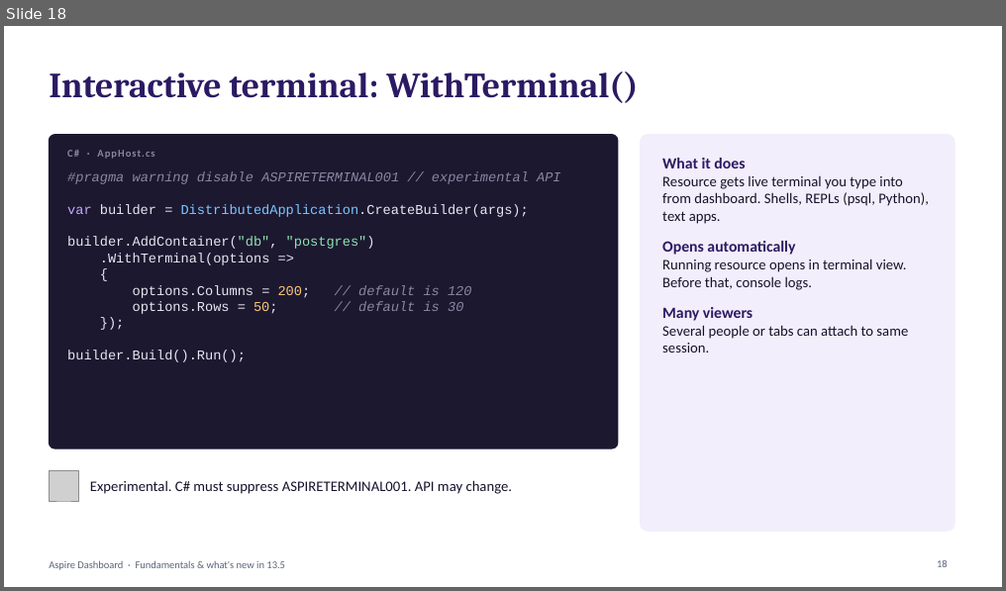
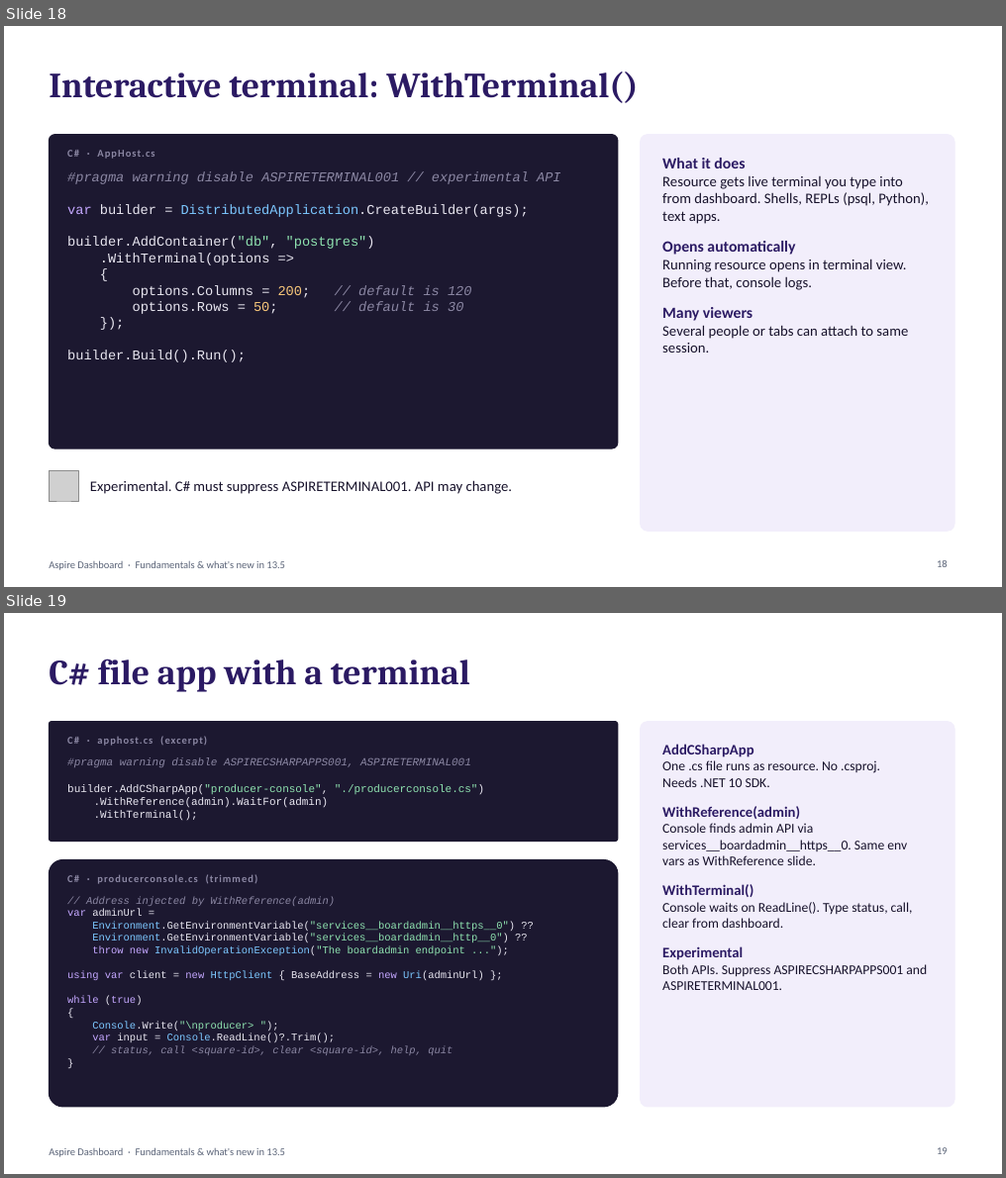
Before and after one commit to mcdmags/aspire-dashboard, a slide deck: aspire-dashboard-13-5-concise.pptx. Shown one above the other, each under a label of ours: slide 18 before the commit, slides 18 and 19 after it. The pictures are 1006x591 and 1006x1178 pixels, drawn with LibreOffice and Linux fonts; fonts in the diff are those of the drawing; grey boxes stand for pictures. Boxes give left, top, right and bottom in pixels: in the first picture for what was removed or moved away, otherwise in the second. Text is boxed around its words. In the diff, an @@ line names an element or a change of style, - is before the commit and + after.

```diff
--- a/aspire-dashboard-13-5-concise.pptx
+++ b/aspire-dashboard-13-5-concise.pptx
@@ slide 19 added at [4, 613, 1002, 1174], background #FFFFFF; not listed: 1 template element that a slide beside it also shows @@
@@ title added at [49, 659, 470, 692], 34 pt, text #2B1A63, bold @@
+C# file app with a terminal
@@ rounded rectangle added at [49, 722, 618, 842], fill #1C1830, outline #1C1830 1 pt @@
@@ rounded rectangle added at [641, 722, 954, 1107], fill #F2EEFB, outline #F2EEFB 1 pt @@
@@ text added at [67, 736, 207, 746], 10 pt, text #8B87A3, bold @@
+C# · apphost.cs (excerpt)
@@ text added at [67, 758, 484, 820], 10.5 pt, text #E8E6F0 @@
+#pragma warning disable ASPIRECSHARPAPPS001, ASPIRETERMINAL001
+builder.AddCSharpApp("producer-console", "./producerconsole.cs")
+.WithReference(admin).WaitFor(admin)
+.WithTerminal();
@@ text added at [662, 744, 927, 990], 13 pt, text #17122B @@
+AddCSharpApp
+One .cs file runs as resource. No .csproj. Needs .NET 10 SDK.
+WithReference(admin)
+Console finds admin API via services__boardadmin__https__0. Same env vars as WithReference slide.
+WithTerminal()
+Console waits on ReadLine(). Type status, call, clear from dashboard.
+Experimental
+Both APIs. Suppress ASPIRECSHARPAPPS001 and ASPIRETERMINAL001.
@@ rounded rectangle added at [49, 861, 618, 1107], fill #1C1830, outline #1C1830 1 pt @@
@@ text added at [67, 874, 258, 884], 10 pt, text #8B87A3, bold @@
+C# · producerconsole.cs (trimmed)
@@ text added at [67, 896, 515, 1056], 10 pt, text #E8E6F0 @@
+// Address injected by WithReference(admin)
+var adminUrl =
+Environment.GetEnvironmentVariable("services__boardadmin__https__0") ??
+Environment.GetEnvironmentVariable("services__boardadmin__http__0") ??
+throw new InvalidOperationException("The boardadmin endpoint ...");
+using var client = new HttpClient { BaseAddress = new Uri(adminUrl) };
+while (true)
+{
+Console.Write("\nproducer> ");
+var input = Console.ReadLine()?.Trim();
+// status, call <square-id>, clear <square-id>, help, quit
+}
@@ page number added at [937, 1148, 947, 1155], 10 pt, text #5B6478 @@
+19
```
Also in this commit, not shown: 1 other file.
